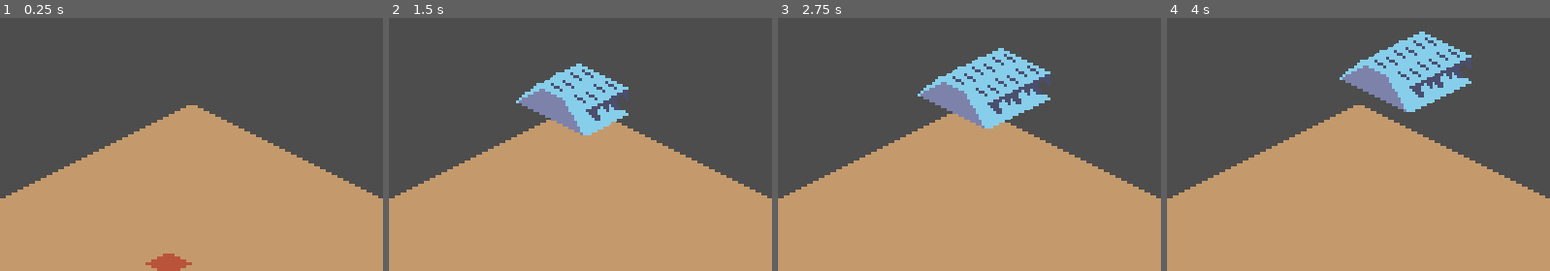
Above: before the commit, frames 1-4 (left to right).
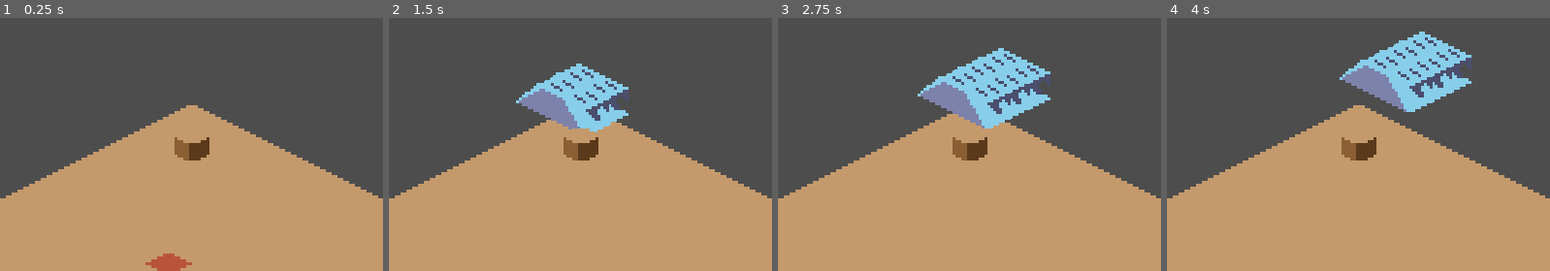
Above: after the commit, the same moments.

Repository: macmist/game-off-2025-waves
Game: Godot game, scene res://scene.tscn
Two runs of this game, one before a commit and one after it. Both use one fixed random seed, a clock stepped at 60 frames per second and the inputs below.
Inputs (mouse positions are % of the whole screen's width and height, from its top left):
- Up to frame 1 (0.25 s): no input
- Up to frame 2 (1.5 s): click "Wave" at 0.5 s; click "Wave" at 1.25 s
- Up to frame 3 (2.75 s): click "Wave" at 2 s
- Up to frame 4 (4 s): move the mouse to (73, 52) at 2.77 s; click (73, 52) at 2.92 s; move the mouse to (30, 63) at 3.52 s; click (30, 63) at 3.67 s
The pictures show only the part of the screen within x 29-79%, y 8-58%; the shares and areas given below are measured in that part.

The runs differ from the first frame. In frame 1, 0.6% of the frame differs, in the area x 45-55%, y 47-57%; in frame 2, 0.7%, in the area x 45-55%, y 43-57%; in frame 3, 0.6%; in frame 4, 0.6%.

Commit message:
chore: placed on the correct thing

Diff:
--- a/level_generator.gd
+++ b/level_generator.gd
@@ -7,6 +7,11 @@
 var land_atlas = Vector2(0, 0)
 var ne_border_atlas = Vector2(1, 1)
 var nw_border_atlas = Vector2(2, 1)
+
+var tile_size = Vector2(16, 8)
+
+
+const TOWER_MIDDLE = preload("res://components/towers/tower_middle.tscn")
 
 
 func generate_floor():
@@ -30,8 +35,19 @@
 			var position = Vector2(width, height)
 			set_cell(position, 0, atlas)
 
+func add_towers():
+	var position = Vector2(1, 1)
+	print("global", to_global(local_to_map(position)), local_to_map(position), to_global(position), map_to_local(position), position)
+	var global = map_to_local(position)
+	var tower = TOWER_MIDDLE.instantiate()
+	tower.position = global
+	tower.z_index = 12
+	add_child(tower)
+
+
 func _ready() -> void:
 	generate_floor()
+	add_towers()
 
 
 func get_tile_type(coords: Vector2) -> String:
--- a/marker.gd
+++ b/marker.gd
@@ -2,7 +2,6 @@
 
 @export var tile_size: Vector2 = Vector2(16, 8)
 @export var floor_map: FloorMap
-
 var current_tile_type: String = ""
 
 signal tile_clicked(position: Vector2, direction: WaveGenerator.DIRECTION)
